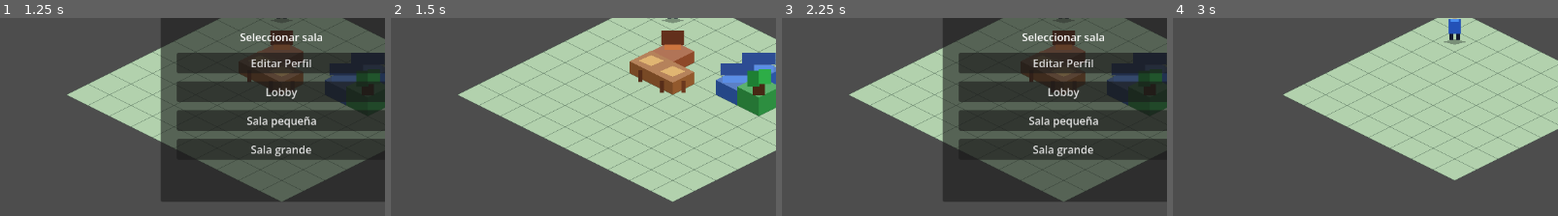
Above: before the commit, frames 1-4 (left to right).
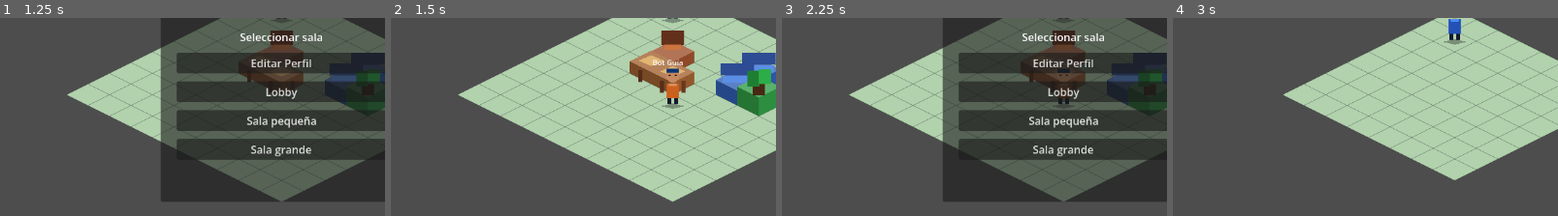
Above: after the commit, the same moments.

Repository: tebyl/KabboLive
Game: Godot game, scene res://scenes/main.tscn
Two runs of this game, one before a commit and one after it. Both use one fixed random seed, a clock stepped at 60 frames per second and the inputs below.
Inputs:
- Up to frame 1 (1.25 s): click "Entrar al hotel" at 0.5 s
- Up to frame 2 (1.5 s): click "Lobby" at 1.25 s
- Up to frame 3 (2.25 s): click "Volver a salas" at 2 s
- Up to frame 4 (3 s): click "Sala pequeña" at 2.75 s
The pictures show only the part of the screen within x 14-64%, y 27-77%; the shares and areas given below are measured in that part.

Frame 1 is identical in both runs. In frame 2, 0.7% of the frame differs, in the area x 68-77%, y 20-46%; in frame 3, 0.2%; in frame 4, nothing differs.

Commit message:
Add local lobby guide NPC

Diff:
--- a/scripts/chat/ChatManager.gd
+++ b/scripts/chat/ChatManager.gd
@@ -37,6 +37,14 @@
 	return history_copy
 
 
+func add_raw_message(text: String) -> void:
+	if text.is_empty():
+		return
+	_history.append(text)
+	if _history.size() > MAX_HISTORY_MESSAGES:
+		_history.remove_at(0)
+
+
 func submit_message(raw_text) -> Dictionary:
 	var trimmed_message = raw_text.strip_edges()
 
--- a/scripts/main/Main.gd
+++ b/scripts/main/Main.gd
@@ -18,6 +18,7 @@
 const PlayerProfileManagerScript = preload("res://scripts/player/PlayerProfileManager.gd")
 const ChatManagerScript = preload("res://scripts/chat/ChatManager.gd")
 const GameUIScript = preload("res://scripts/ui/GameUI.gd")
+const NpcManagerScript: GDScript = preload("res://scripts/npc/NpcManager.gd")
 const CameraControllerScript = preload("res://scripts/camera/CameraController.gd")
 const FurnitureDataScript = preload("res://scripts/furniture/FurnitureData.gd")
 const RoomDataScript = preload("res://scripts/room/RoomData.gd")
@@ -56,6 +57,8 @@
 var chat_manager
 var game_ui
 var camera_controller
+var npc_manager
+var npc_root: Node2D
 
 func _ready():
 	if not resolve_required_nodes():
@@ -104,6 +107,11 @@
 		room_manager.get_current_furniture_items()
 	)
 
+	npc_root = Node2D.new()
+	npc_root.name = "Npcs"
+	add_child(npc_root)
+	npc_manager = NpcManagerScript.new(npc_root, iso_grid, pathfinding_manager)
+
 	is_initialized = true
 	enter_state(GameState.MAIN_MENU)
 
@@ -114,6 +122,8 @@
 		if not game_ui.is_chat_input_active() and not game_ui.is_profile_open():
 			camera_controller.process(delta)
 		game_ui.update_chat_bubble(player_node.global_position, delta)
+		if npc_manager != null and npc_manager.is_active():
+			game_ui.update_npc_bubble(npc_manager.get_world_position(), delta)
 
 func _input(event):
 	if not is_initialized:
@@ -225,6 +235,8 @@
 				var current_room = room_manager.get_current_room()
 				if current_room:
 					furniture_manager.replace_furniture_items(current_room.furniture_items, Callable(game_ui, "report_status"))
+					if npc_manager != null:
+						npc_manager.reapply_pathfinding_solid()
 		KEY_1:
 			if current_state == GameState.IN_ROOM:
 				inventory_manager.select_index(0)
@@ -262,12 +274,21 @@
 			if current_state == GameState.IN_ROOM:
 				switch_room("room_large")
 
-func on_chat_submitted(message: String) :
-	if message.strip_edges() != "":
-		var result = chat_manager.submit_message(message)
-		if result.sent:
+func on_chat_submitted(message: String) -> void:
+	var trimmed: String = message.strip_edges()
+	if trimmed.is_empty():
+		return
+	var result: Dictionary = chat_manager.submit_message(trimmed)
+	if not result.get("sent", false):
+		return
+	game_ui.update_chat_history(chat_manager.get_history())
+	game_ui.show_chat_bubble(result.get("message", ""), player_node.global_position)
+	if npc_manager != null and npc_manager.is_active():
+		var response: String = npc_manager.get_response(trimmed)
+		if not response.is_empty():
+			chat_manager.add_raw_message(response)
 			game_ui.update_chat_history(chat_manager.get_history())
-			game_ui.show_chat_bubble(result.message, player_node.global_position)
+			game_ui.show_npc_bubble(response, npc_manager.get_world_position())
 
 
 func handle_chat_key_press(keycode: int) -> bool:
@@ -301,3 +322,9 @@
 		player_controller.teleport_to_cell(new_room.player_start_cell)
 		camera_controller.center_on_room()
 		game_ui.set_room_name(new_room.display_name)
+		if npc_manager != null:
+			if room_id == "lobby":
+				npc_manager.activate()
+			else:
+				npc_manager.deactivate()
+			npc_manager.reapply_pathfinding_solid()
--- /dev/null
+++ b/scripts/npc/NpcManager.gd
@@ -0,0 +1,130 @@
+extends RefCounted
+
+const NPC_NAME: String = "Bot Guía"
+const HOME_CELL: Vector2i = Vector2i(5, 5)
+const LOBBY_ROOM_ID: String = "lobby"
+const NPC_BODY_COLOR: Color = Color(0.80, 0.38, 0.12)
+const NPC_HAIR_COLOR: Color = Color(0.05, 0.20, 0.45)
+
+var _npc_root: Node2D
+var _iso_grid
+var _pathfinding_manager
+var _npc_node: Node2D
+var _npc_cell: Vector2i
+var _is_active: bool = false
+
+
+func _init(p_npc_root: Node2D, p_iso_grid, p_pathfinding_manager) -> void:
+	_npc_root = p_npc_root
+	_iso_grid = p_iso_grid
+	_pathfinding_manager = p_pathfinding_manager
+	_npc_cell = HOME_CELL
+	_build_visual()
+	_npc_node.visible = false
+
+
+func activate() -> void:
+	_is_active = true
+	_npc_cell = HOME_CELL
+	_npc_node.position = _iso_grid.grid_to_iso(_npc_cell)
+	_update_z_index()
+	_npc_node.visible = true
+	_pathfinding_manager.set_point_solid(_npc_cell, true)
+
+
+func deactivate() -> void:
+	if not _is_active:
+		return
+	_pathfinding_manager.set_point_solid(_npc_cell, false)
+	_is_active = false
+	_npc_node.visible = false
+
+
+func is_active() -> bool:
+	return _is_active
+
+
+func get_world_position() -> Vector2:
+	if _npc_node == null:
+		return Vector2.ZERO
+	return _npc_node.global_position
+
+
+func reapply_pathfinding_solid() -> void:
+	if _is_active:
+		_pathfinding_manager.set_point_solid(_npc_cell, true)
+
+
+func get_response(player_message: String) -> String:
+	var lower: String = player_message.to_lower()
+	if "hola" in lower:
+		return NPC_NAME + ": ¡Hola! Bienvenido a Kabbo Hotel."
+	if "ayuda" in lower:
+		return NPC_NAME + ": Usa 1, 2 y 3 para colocar muebles. Enter abre el chat."
+	if "salas" in lower:
+		return NPC_NAME + ": Puedes cambiar de sala con F1, F2 y F3."
+	return ""
+
+
+func _build_visual() -> void:
+	_npc_node = Node2D.new()
+	_npc_node.name = "BotGuia"
+	_npc_root.add_child(_npc_node)
+
+	var shadow: Polygon2D = Polygon2D.new()
+	shadow.polygon = PackedVector2Array([
+		Vector2(0.0, -4.0), Vector2(18.0, 0.0), Vector2(0.0, 4.0), Vector2(-18.0, 0.0)
+	])
+	shadow.color = Color(0.04, 0.05, 0.06, 0.34)
+	shadow.position = Vector2(0.0, 1.0)
+	shadow.z_index = 0
+	_npc_node.add_child(shadow)
+
+	_npc_node.add_child(_make_rect_part(Vector2(6.0, 12.0), Color(0.08, 0.10, 0.18), Vector2(-5.0, -8.0), 1))
+	_npc_node.add_child(_make_rect_part(Vector2(6.0, 12.0), Color(0.08, 0.10, 0.18), Vector2(5.0, -8.0), 1))
+	_npc_node.add_child(_make_rect_part(Vector2(18.0, 22.0), NPC_BODY_COLOR, Vector2(0.0, -22.0), 2))
+	_npc_node.add_child(_make_rect_part(Vector2(12.0, 4.0), NPC_BODY_COLOR.lightened(0.3), Vector2(0.0, -31.0), 3))
+	_npc_node.add_child(_make_circle_part(10.0, 14, Color(0.78, 0.54, 0.38), Vector2(0.0, -44.0), 4))
+	_npc_node.add_child(_make_rect_part(Vector2(18.0, 6.0), NPC_HAIR_COLOR, Vector2(0.0, -52.0), 5))
+	_npc_node.add_child(_make_rect_part(Vector2(3.0, 2.0), Color(0.08, 0.08, 0.08), Vector2(-4.0, -45.0), 6))
+	_npc_node.add_child(_make_rect_part(Vector2(3.0, 2.0), Color(0.08, 0.08, 0.08), Vector2(5.0, -45.0), 6))
+
+	var name_label: Label = Label.new()
+	name_label.text = NPC_NAME
+	name_label.position = Vector2(-30.0, -72.0)
+	name_label.add_theme_color_override("font_color", Color(1.0, 1.0, 1.0, 0.95))
+	name_label.add_theme_font_size_override("font_size", 11)
+	name_label.z_index = 10
+	_npc_node.add_child(name_label)
+
+
+func _update_z_index() -> void:
+	_npc_node.z_index = _iso_grid.get_draw_z_index(_npc_cell) + 5
+
+
+func _make_rect_part(size: Vector2, color: Color, pos: Vector2, z_idx: int) -> Polygon2D:
+	var half: Vector2 = size / 2.0
+	var poly: Polygon2D = Polygon2D.new()
+	poly.polygon = PackedVector2Array([
+		Vector2(-half.x, -half.y),
+		Vector2(half.x, -half.y),
+		Vector2(half.x, half.y),
+		Vector2(-half.x, half.y)
+	])
+	poly.color = color
+	poly.position = pos
+	poly.z_index = z_idx
+	return poly
+
+
+func _make_circle_part(radius: float, point_count: int, color: Color, pos: Vector2, z_idx: int) -> Polygon2D:
+	var points: PackedVector2Array = PackedVector2Array()
+	for i: int in range(point_count):
+		var angle: float = TAU * float(i) / float(point_count)
+		points.append(Vector2(cos(angle), sin(angle)) * radius)
+	var poly: Polygon2D = Polygon2D.new()
+	poly.polygon = points
+	poly.color = color
+	poly.position = pos
+	poly.z_index = z_idx
+	return poly
--- a/scripts/ui/GameUI.gd
+++ b/scripts/ui/GameUI.gd
@@ -31,8 +31,12 @@
 var chat_input: LineEdit
 var chat_bubble_panel: PanelContainer
 var chat_bubble_label: Label
-var chat_bubble_timer = 0.0
-var chat_bubble_visible = false
+var chat_bubble_timer: float = 0.0
+var chat_bubble_visible: bool = false
+var npc_bubble_panel: PanelContainer
+var npc_bubble_label: Label
+var npc_bubble_timer: float = 0.0
+var npc_bubble_visible: bool = false
 var inventory_panel: PanelContainer
 
 var _on_enter_hotel: Callable
@@ -494,6 +498,32 @@
 	chat_bubble_label.add_theme_font_size_override("font_size", 14)
 	bubble_margin.add_child(chat_bubble_label)
 
+	npc_bubble_panel = PanelContainer.new()
+	npc_bubble_panel.name = "NpcBubblePanel"
+	npc_bubble_panel.anchor_left = 0.0
+	npc_bubble_panel.anchor_top = 0.0
+	npc_bubble_panel.anchor_right = 0.0
+	npc_bubble_panel.anchor_bottom = 0.0
+	npc_bubble_panel.visible = false
+	npc_bubble_panel.add_theme_stylebox_override("panel", _make_panel_style(Color(1.0, 0.96, 0.88, 0.95)))
+	ui_layer.add_child(npc_bubble_panel)
+
+	var npc_bubble_margin: MarginContainer = MarginContainer.new()
+	npc_bubble_margin.add_theme_constant_override("margin_left", 12)
+	npc_bubble_margin.add_theme_constant_override("margin_top", 8)
+	npc_bubble_margin.add_theme_constant_override("margin_right", 12)
+	npc_bubble_margin.add_theme_constant_override("margin_bottom", 8)
+	npc_bubble_panel.add_child(npc_bubble_margin)
+
+	npc_bubble_label = Label.new()
+	npc_bubble_label.name = "NpcBubbleLabel"
+	npc_bubble_label.autowrap_mode = TextServer.AUTOWRAP_WORD_SMART
+	npc_bubble_label.horizontal_alignment = HORIZONTAL_ALIGNMENT_CENTER
+	npc_bubble_label.vertical_alignment = VERTICAL_ALIGNMENT_CENTER
+	npc_bubble_label.add_theme_color_override("font_color", Color(0.22, 0.12, 0.04, 1.0))
+	npc_bubble_label.add_theme_font_size_override("font_size", 14)
+	npc_bubble_margin.add_child(npc_bubble_label)
+
 
 func show_main_menu() :
 	main_menu_panel.visible = true
@@ -505,6 +535,7 @@
 	if inventory_panel != null:
 		inventory_panel.visible = false
 	hide_chat_bubble()
+	hide_npc_bubble()
 
 
 func show_room_select() :
@@ -517,6 +548,7 @@
 	if inventory_panel != null:
 		inventory_panel.visible = false
 	hide_chat_bubble()
+	hide_npc_bubble()
 
 
 func show_in_room() :
@@ -626,6 +658,43 @@
 	chat_bubble_timer = 0.0
 	if chat_bubble_panel != null:
 		chat_bubble_panel.visible = false
+
+
+func show_npc_bubble(formatted_message: String, world_position: Vector2) -> void:
+	if npc_bubble_panel == null or npc_bubble_label == null:
+		return
+	npc_bubble_label.text = formatted_message
+	npc_bubble_timer = 3.0
+	npc_bubble_visible = true
+	npc_bubble_panel.visible = true
+	update_npc_bubble(world_position, 0.0)
+
+
+func update_npc_bubble(world_position: Vector2, delta: float) -> void:
+	if not npc_bubble_visible:
+		return
+	if npc_bubble_panel == null or ui_layer == null:
+		npc_bubble_visible = false
+		return
+	npc_bubble_timer -= delta
+	if npc_bubble_timer <= 0.0:
+		hide_npc_bubble()
+		return
+	var canvas_transform: Transform2D = ui_layer.get_viewport().get_canvas_transform()
+	var screen_position: Vector2 = canvas_transform * world_position
+	var chars_per_line: int = 30
+	var line_count: int = maxi(1, int(ceil(float(npc_bubble_label.text.length()) / float(chars_per_line))))
+	var bubble_width: float = clampf(120.0 + float(npc_bubble_label.text.length()) * 2.6, CHAT_BUBBLE_MIN_WIDTH, CHAT_BUBBLE_MAX_WIDTH)
+	var bubble_height: float = 24.0 + float(line_count) * 18.0
+	npc_bubble_panel.size = Vector2(bubble_width, bubble_height)
+	npc_bubble_panel.position = screen_position + Vector2(-bubble_width * 0.5, -132.0 - bubble_height)
+
+
+func hide_npc_bubble() -> void:
+	npc_bubble_visible = false
+	npc_bubble_timer = 0.0
+	if npc_bubble_panel != null:
+		npc_bubble_panel.visible = false
 
 
 func _make_panel_style(bg_color: Color) -> StyleBoxFlat:
Not shown, added: scripts/npc/NpcManager.gd.uid
